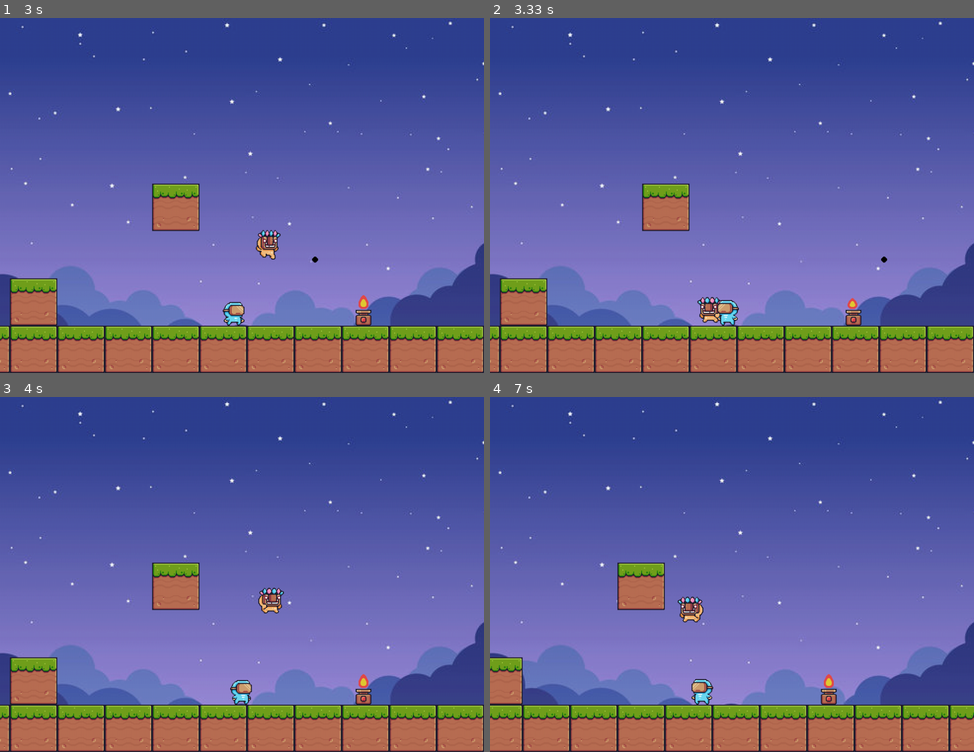
Above: before the commit, frames 1-4 (two rows, left to right).
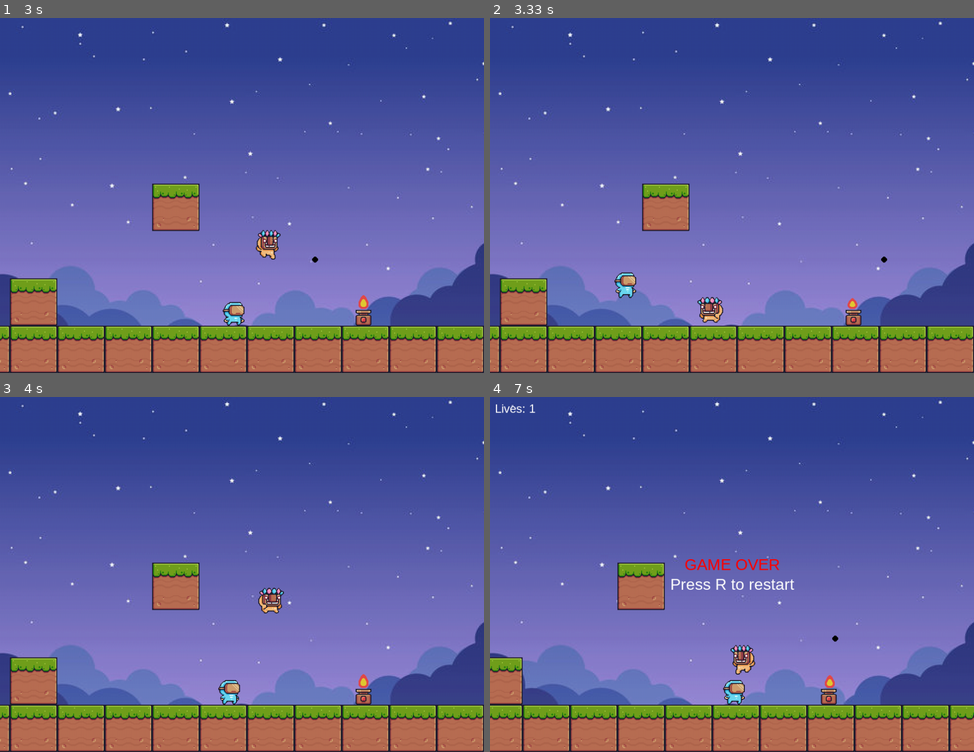
Above: after the commit, the same moments.

Repository: biancafu/pygame_hackathon
Game: pygame game, started from main.py
Two runs of this game, one before a commit and one after it. Both use one fixed random seed, a clock stepped at 60 frames per second and the inputs below.
Inputs:
- Up to frame 1 (3 s): hold Right 0.33-0.8 s; hold Right 0.83-1.3 s; tap Space at 0.9, 1.2, 1.4, 1.7, 1.97, 2.27, 2.4, 2.7 s; tap S at 0.98, 2.48 s; hold Left 1.33-1.87 s; hold Left 1.9-2.3 s; hold Right 2.33-2.97 s
- Up to frame 2 (3.33 s): hold Left from 3 s (still down); tap Space at 3.07 s
- Up to frame 3 (4 s): tap Space at 3.37, 3.57, 3.87 s; release Left at 3.47 s; hold Right 3.5-3.97 s
- Up to frame 4 (7 s): hold Right 4-4.47 s; tap Space at 4.07, 4.37, 4.57, 4.87, 5.13, 5.43, 5.57, 5.87, 6.23, 6.53 s; tap S at 4.15, 5.65 s; hold Left 4.5-5.03 s; hold Left 5.07-5.47 s; hold Right 5.5-6.13 s; hold Left 6.17-6.63 s

Frame 1 is identical in both runs. In frame 2, 0.5% of the frame differs, in the area x 25-52%, y 71-87%; in frame 3, 0.4%; in frame 4, 1.9%, in the area x 1-72%, y 1-87%.

Commit message:
reset police position when collide with player

Diff:
--- a/main.py
+++ b/main.py
@@ -370,7 +370,10 @@
         if obj and obj.name == "fire":
             player.make_hit()
 
+
 def handle_police_move(police, objects, player):
+    global player_lives
+
     handle_vertical_collision(police, objects, police.y_vel)
     collide_left = collide(player, [police], -1)
     collide_right = collide(player, [police], 1)
@@ -379,15 +382,16 @@
     for obj in to_check:
         if obj and obj.name == "police":
             player.make_hit()
-            #game over condition
-            print("game over")
-        # elif police.rect.x >= player.rect.x:
-        #     police.x_vel = 0
-        # #     police.chase_back = True
-        # # elif police.chase_back:
-        # #     police.x_vel = -5
-        # else:
-        #     police.x_vel = 5
+            player_lives -= 1
+            if player_lives <= 0:
+                # game over logic
+                game_over(window)
+                return
+            else:
+                #reset player position
+                police.rect.x = 50
+                police.rect.y = 500
+            break
 
 def game_over(window):
     font = pygame.font.SysFont("Arial", 32)
